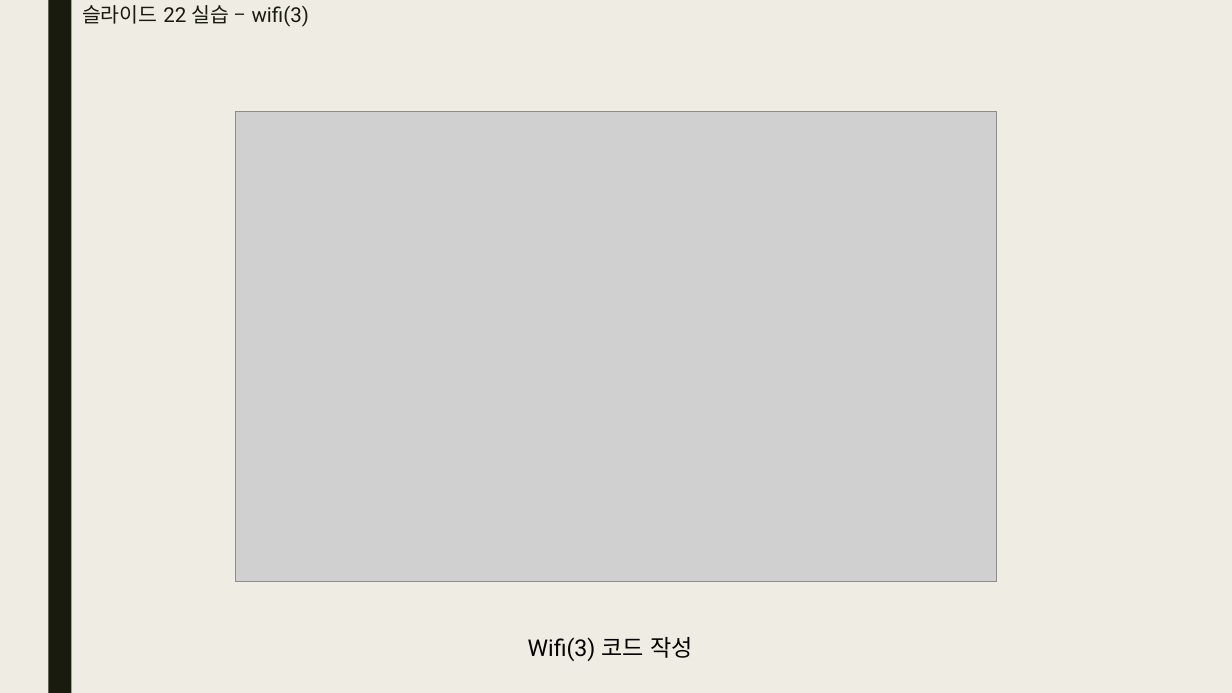
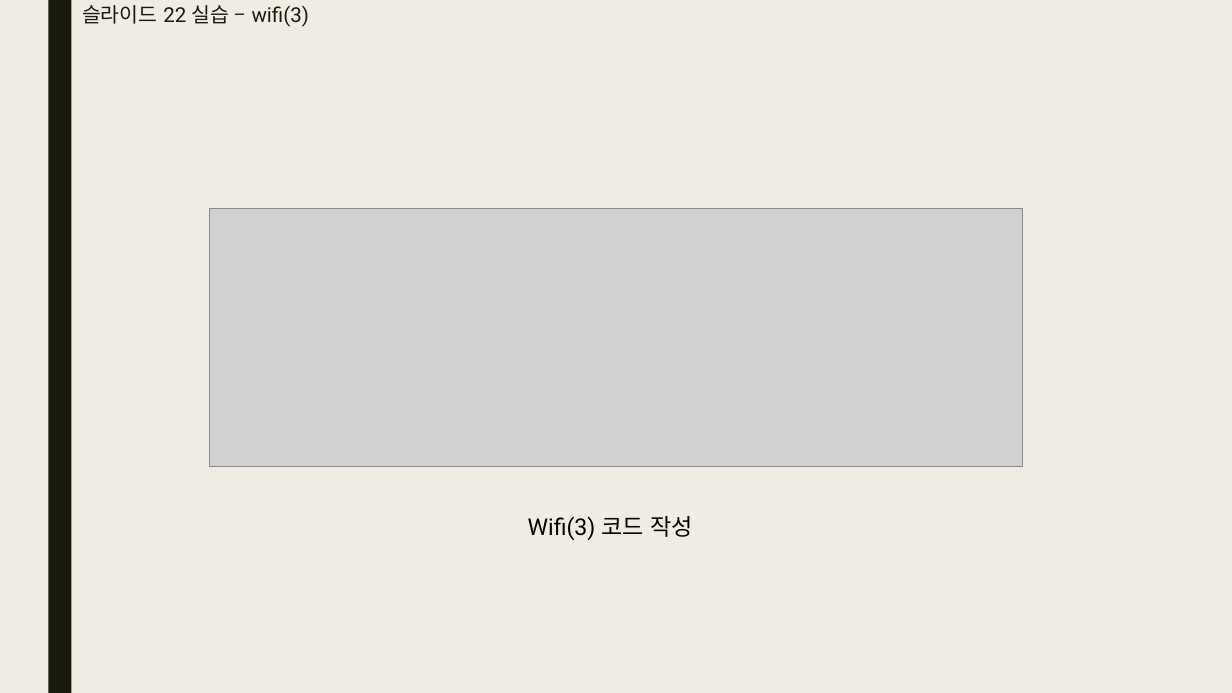
Before and after one commit to bino0130/politec-frontend, a slide deck: slide 24 of 기업업무 과제/기업업무 3강 과제(JSP) 남정현.pptx (slide 25 before the commit). Drawn at 1232x693 pixels with LibreOffice and Linux fonts; fonts in the diff are those of the drawing; grey boxes stand for pictures. Boxes give left, top, right and bottom in pixels: in the first picture for what was removed or moved away, otherwise in the second. Text is boxed around its words. In the diff, an @@ line names an element or a change of style, - is before the commit and + after.

```diff
--- a/기업업무 과제/기업업무 3강 과제(JSP) 남정현.pptx
+++ b/기업업무 과제/기업업무 3강 과제(JSP) 남정현.pptx
@@ picture: place and size @@
-picture at (235,111,996,581)
+picture at (210,208,1022,466)
@@ text "Wifi(3) 코드 작성": place and size @@
-text "Wifi(3) 코드 작성" at (528,637,693,661)
+text "Wifi(3) 코드 작성" at (528,516,693,540)
```
Also in this commit, not shown: 7 other slides changed, 1 slide removed, 16 other files.
